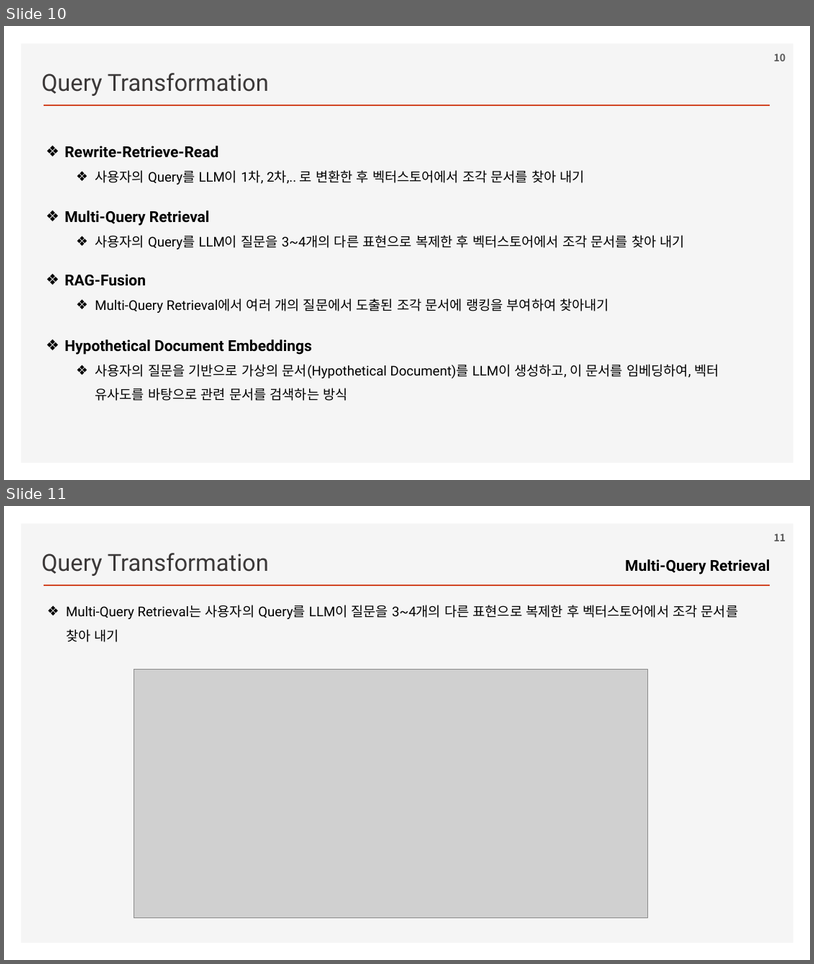
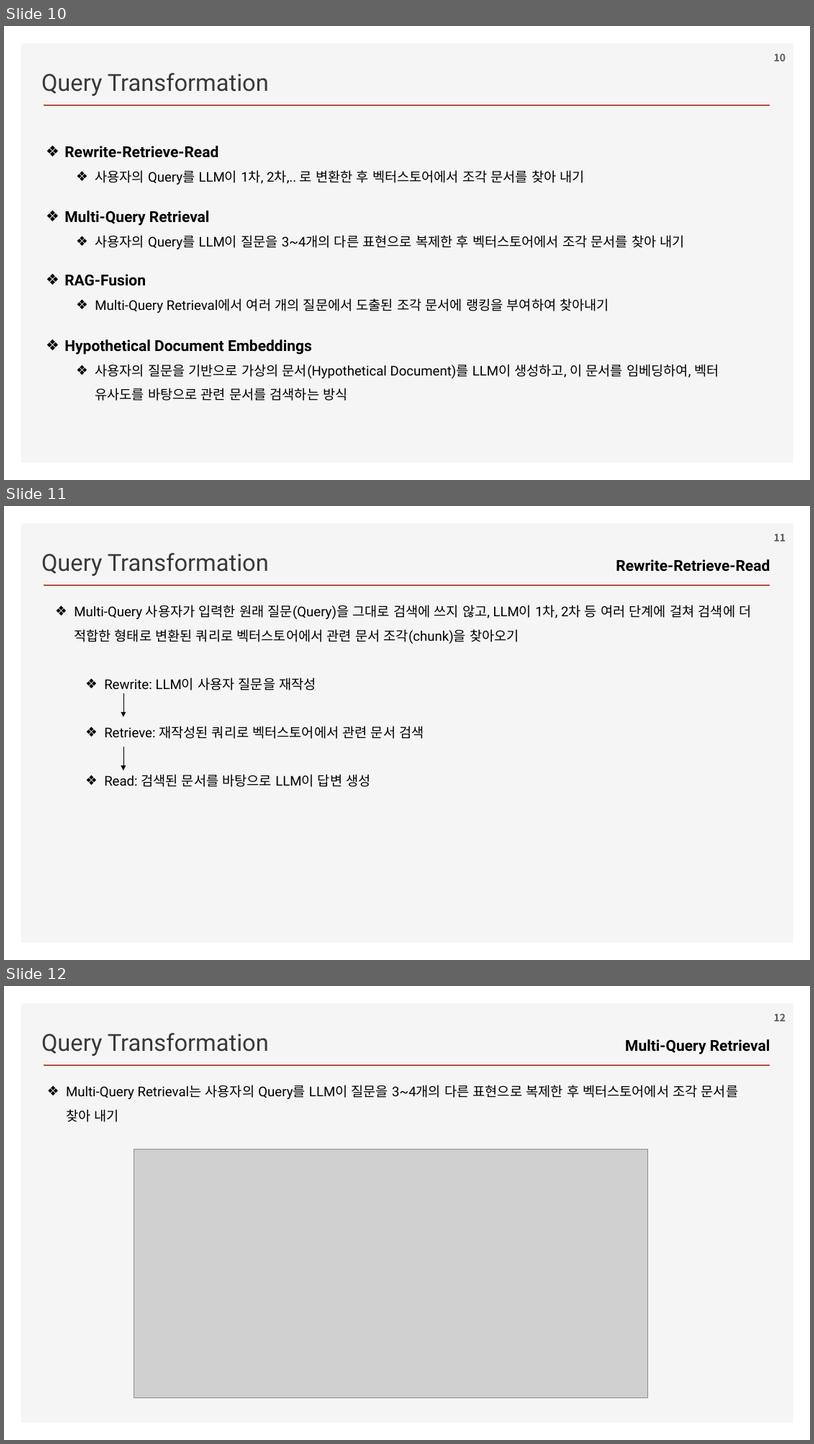
Before and after one commit to ancestor9/2026_Fall_Learning-Langchain-AI-Agent, a slide deck: ppts/CHAPTER 3 RAG Part II_Chatting with Your Data.pptx. Shown one above the other, each under a label of ours: slides 10 and 11 before the commit, slides 10, 11 and 12 after it. The pictures are 814x964 and 814x1444 pixels, drawn with LibreOffice and Linux fonts; fonts in the diff are those of the drawing; grey boxes stand for pictures; background and template pictures are left out. Boxes give left, top, right and bottom in pixels: in the first picture for what was removed or moved away, otherwise in the second. Text is boxed around its words. In the diff, an @@ line names an element or a change of style, - is before the commit and + after.

```diff
--- a/ppts/CHAPTER 3 RAG Part II_Chatting with Your Data.pptx
+++ b/ppts/CHAPTER 3 RAG Part II_Chatting with Your Data.pptx
@@ slide 11 added at bbox=[4, 506, 810, 960], background #FFFFFF; not listed: 2 template elements that a slide beside it also shows @@
@@ page number added at bbox=[774, 533, 786, 541], 12 pt, text #595959, bold @@
+11
@@ text added at bbox=[41, 553, 269, 576], 28 pt, text #3B3838 @@
+Query Transformation
@@ text added at bbox=[616, 559, 770, 572], 18 pt, text #000000, bold @@
+Rewrite-Retrieve-Read
@@ text added at bbox=[74, 605, 751, 787], 16 pt, text #000000 @@
+❖ Multi-Query 사용자가 입력한 원래 질문(Query)을 그대로 검색에 쓰지 않고, LLM이 1차, 2차 등 여러 단계에 걸쳐 검색에 더 적합한 형태로 변환된 쿼리로 벡터스토어에서 관련 문서 조각(chunk)을 찾아오기
+  ❖ Rewrite: LLM이 사용자 질문을 재작성
+  ❖ Retrieve: 재작성된 쿼리로 벡터스토어에서 관련 문서 검색
+  ❖ Read: 검색된 문서를 바탕으로 LLM이 답변 생성
@@ arrow added from (124, 693) to (124, 716), #000000 0.5 pt @@
@@ arrow added from (124, 746) to (124, 770), #000000 0.5 pt @@
@@ what was slide 11 is now slide 12 @@
@@ page number at bbox=[774, 1013, 786, 1021]: text changed @@
-11
+12
```
Also in this commit, not shown: 6 slides changed.
